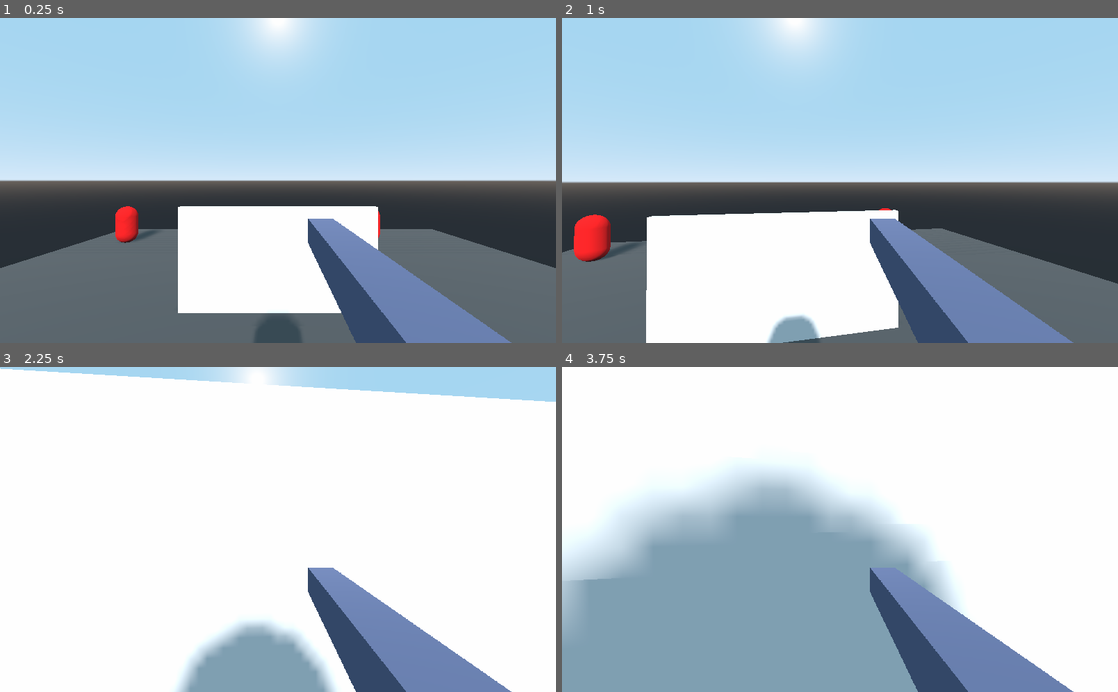
Above: before the commit, frames 1-4 (two rows, left to right).
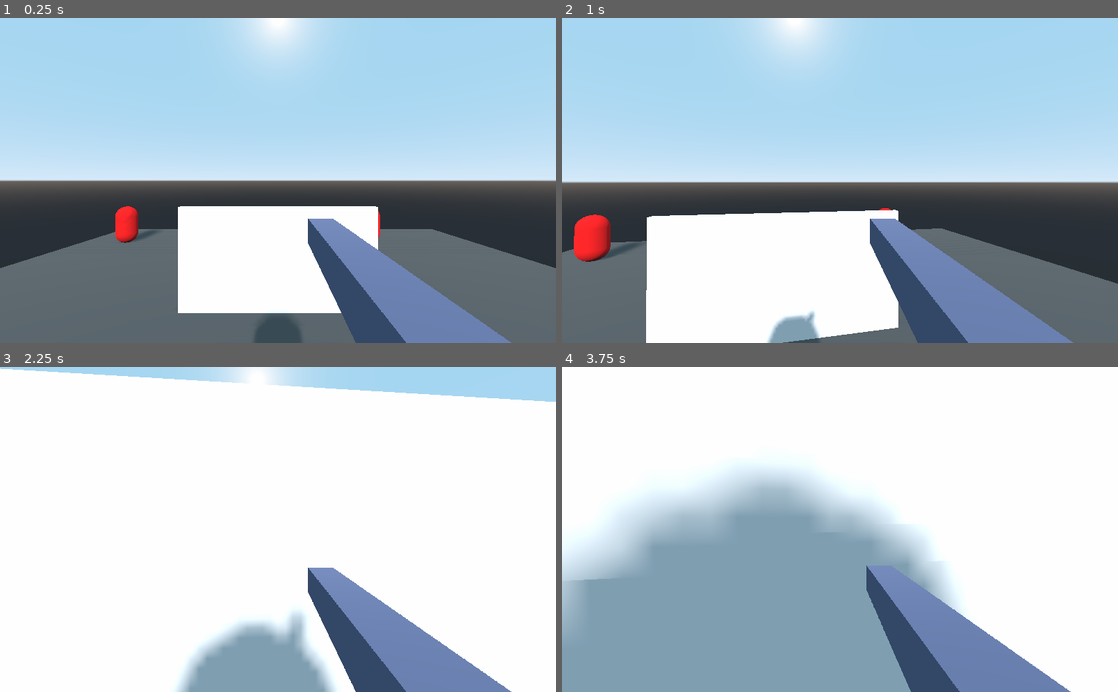
Above: after the commit, the same moments.

Repository: cedmundo/tutorial-fps
Game: Godot game, scene res://Main.tscn
Same seed, same stepped clock (60 frames per second), same inputs: the game is played once before the commit and once after it.
Inputs (mouse positions are in pixels of both pictures, inside the frame that each line leads up to):
- Up to frame 1 (0.25 s): no input
- Up to frame 2 (1 s): move the mouse to (867, 180) at 0.52 s; hold W (forward) from 0.53 s (still down); right-click (867, 180) at 0.6 s; tap Space (jump) at 0.77 s
- Up to frame 3 (2.25 s): keep holding W (forward); move the mouse to (250, 529) at 1.27 s; click (250, 529) at 1.35 s; tap Space (jump) at 1.52 s; right-click (250, 529) at 1.55 s; move the mouse to (289, 523) at 2.02 s; hold Shift (sprint) from 2.03 s (still down)
- Up to frame 4 (3.75 s): keep holding W (forward); right-click (851, 523) at 2.3 s; move the mouse to (834, 536) at 2.77 s; release Shift (sprint) at 2.78 s; right-click (834, 536) at 2.85 s; tap Space (jump) at 3.02 s; move the mouse to (878, 532) at 3.52 s; right-click (878, 532) at 3.6 s

The runs differ from the first frame. In frame 1, less than 0.1% of the frame differs, in the area x 55-76%, y 62-100%; in frame 2, less than 0.1%; in frame 3, 0.3%; in frame 4, 0.8%, in the area x 54-92%, y 61-100%.

Commit message:
ADS With animations

Diff:
--- a/Main.tscn
+++ b/Main.tscn
@@ -31,6 +31,7 @@
 
 [node name="Player" parent="." instance=ExtResource( 1 )]
 transform = Transform( 1, 0, 0, 0, 1, 0, 0, 0, 1, 0, 6.64922, 10.0244 )
+gun_damage = 25.0
 
 [node name="Enemy" parent="." instance=ExtResource( 2 )]
 transform = Transform( 1, 0, 0, 0, 1, 0, 0, 0, 1, -15.5345, 1.85, 13.0921 )
--- a/Player.gd
+++ b/Player.gd
@@ -22,9 +22,11 @@
 onready var weapon_camera = $Camera/WeaponViewport/Viewport/WeaponCamera
 onready var aim_ray = $Camera/AimRay
 onready var muzzle = $Camera/Weapon/Muzzle
+onready var weapon_anim = $WeaponAnimationPlayer
 
 func _ready():
 	Input.set_mouse_mode(Input.MOUSE_MODE_CAPTURED)
+	weapon_anim.play_backwards("ADS")
 
 func _input(event):
 	if event is InputEventMouseMotion:
@@ -42,6 +44,11 @@
 
 func _process(_delta):
 	weapon_camera.global_transform = camera.global_transform
+	if Input.is_action_just_pressed("ads"):
+		weapon_anim.play("ADS")
+
+	if Input.is_action_just_released("ads"):
+		weapon_anim.play_backwards("ADS")
 
 func _physics_process(delta):
 	var input_strength : Vector2 = Vector2.ZERO
--- a/Player.tscn
+++ b/Player.tscn
@@ -15,6 +15,29 @@
 [sub_resource type="CapsuleMesh" id=4]
 mid_height = 1.7
 
+[sub_resource type="Animation" id=5]
+resource_name = "ADS"
+length = 0.2
+tracks/0/type = "transform"
+tracks/0/path = NodePath("Camera/Weapon")
+tracks/0/interp = 1
+tracks/0/loop_wrap = true
+tracks/0/imported = false
+tracks/0/enabled = true
+tracks/0/keys = PoolRealArray(  )
+tracks/1/type = "value"
+tracks/1/path = NodePath("Camera/Weapon:translation")
+tracks/1/interp = 1
+tracks/1/loop_wrap = true
+tracks/1/imported = false
+tracks/1/enabled = true
+tracks/1/keys = {
+"times": PoolRealArray( 0, 0.2 ),
+"transitions": PoolRealArray( 1, 1 ),
+"update": 0,
+"values": [ Vector3( 0.343985, -0.409321, -0.883709 ), Vector3( 0, -0.211, -0.884 ) ]
+}
+
 [node name="Player" type="KinematicBody"]
 transform = Transform( 1, 0, 0, 0, 1, 0, 0, 0, 1, 0, 1.85, 0 )
 collision_layer = 2
@@ -29,7 +52,7 @@
 
 [node name="Weapon" type="MeshInstance" parent="Camera"]
 transform = Transform( 1, 0, 0, 0, 1, 0, 0, 0, 1, 0.343985, -0.409321, -0.883709 )
-layers = 2
+layers = 3
 mesh = SubResource( 2 )
 material/0 = null
 
@@ -64,3 +87,6 @@
 transform = Transform( 1, 0, 0, 0, -4.37114e-08, -1, 0, 1, -4.37114e-08, 0, 0, 0 )
 mesh = SubResource( 4 )
 material/0 = null
+
+[node name="WeaponAnimationPlayer" type="AnimationPlayer" parent="."]
+anims/ADS = SubResource( 5 )
--- a/project.godot
+++ b/project.godot
@@ -51,6 +51,11 @@
 "events": [ Object(InputEventMouseButton,"resource_local_to_scene":false,"resource_name":"","device":0,"alt":false,"shi …(212 unchanged characters)…
  ]
 }
+ads={
+"deadzone": 0.5,
+"events": [ Object(InputEventMouseButton,"resource_local_to_scene":false,"resource_name":"","device":0,"alt":false,"shift":false,"control":false,"meta":false,"command":false,"button_mask":0,"position":Vector2( 0, 0 ),"global_position":Vector2( 0, 0 ),"factor":1.0,"button_index":2,"pressed":false,"doubleclick":false,"script":null)
+ ]
+}
 
 [physics]
 
Not shown: 1 places in Player.tscn that only renumber resources
